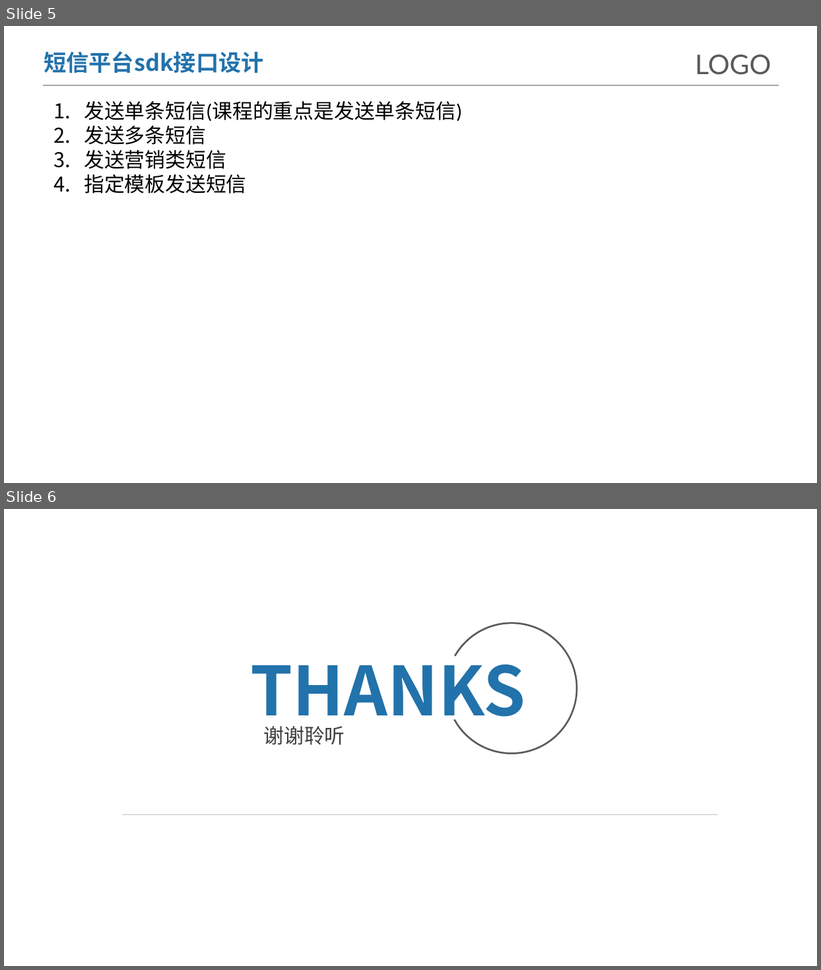
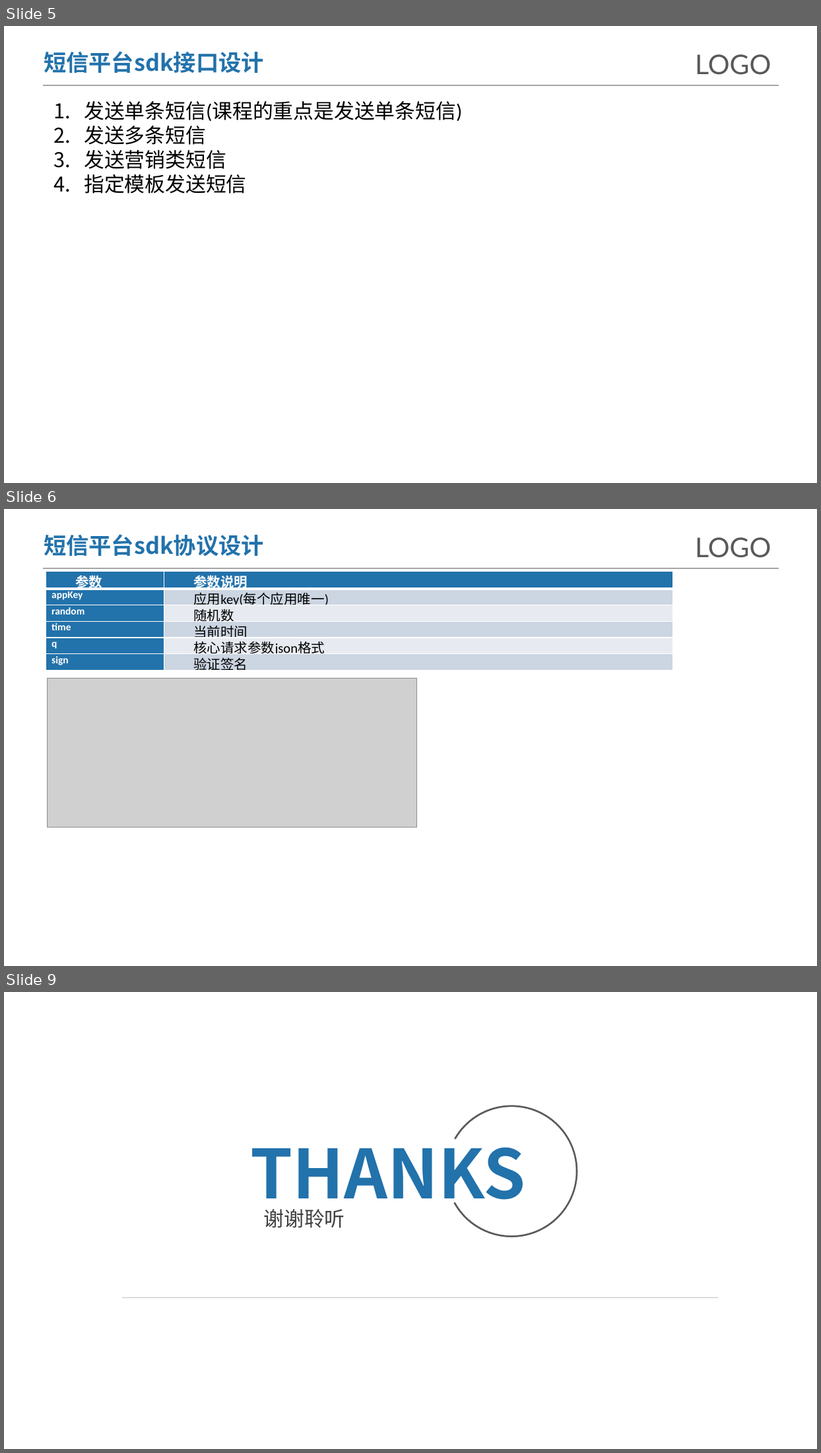
Before and after one commit to makemyownlife/platform-sms, a slide deck: doc/模仿腾讯云短信服务.pptx. Shown one above the other, each under a label of ours: slides 5 and 6 before the commit, slides 5, 6 and 9 after it; the slides between them are not shown. The pictures are 821x970 and 821x1453 pixels, drawn with LibreOffice and Linux fonts; fonts in the diff are those of the drawing; grey boxes stand for pictures; background and template pictures are left out. Boxes give left, top, right and bottom in pixels: in the first picture for what was removed or moved away, otherwise in the second. Text is boxed around its words. In the diff, an @@ line names an element or a change of style, - is before the commit and + after.

```diff
--- a/doc/模仿腾讯云短信服务.pptx
+++ b/doc/模仿腾讯云短信服务.pptx
@@ slide 6 added at (x1=4, y1=509, x2=817, y2=966), background #FFFFFF; not listed: 2 template elements that a slide beside it also shows @@
@@ text added at (x1=44, y1=534, x2=264, y2=557), 20 pt, text #2272AB, bold @@
+短信平台sdk协议设计
@@ table added at (x1=46, y1=572, x2=673, y2=676), 6 rows, 2 columns @@
+参数 | 参数说明
+appKey | 应用key(每个应用唯一)
+random | 随机数
+time | 当前时间
+q | 核心请求参数json格式
+sign | 验证签名
@@ picture added at (x1=47, y1=678, x2=417, y2=827) @@
@@ what was slide 6 is now slide 9 @@
```
Also in this commit, not shown: 2 other slides added, 2 other files.
